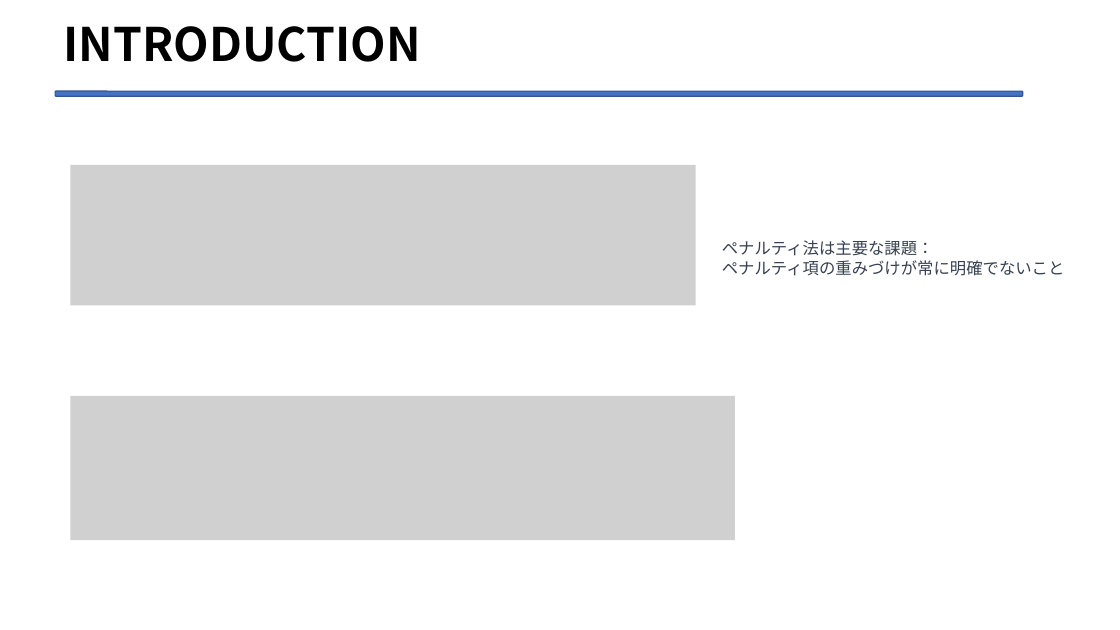
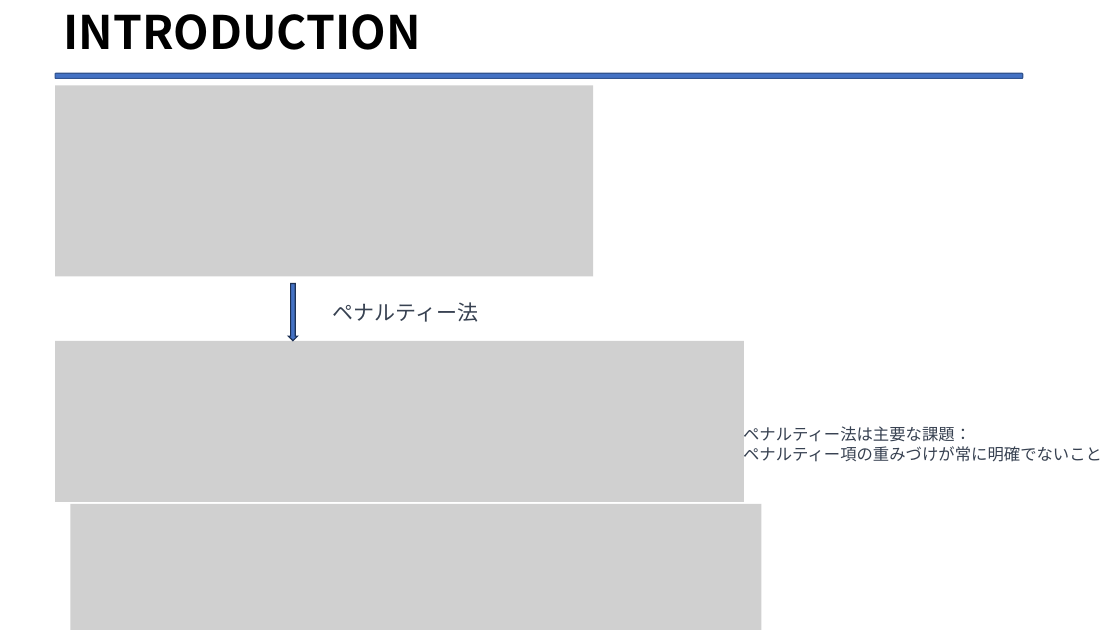
Before and after one commit to Legolas9999/zemi, a slide deck: slide 12 of lcj_ron_zemi2.pptx (slide 9 before the commit). Drawn at 1120x630 pixels with LibreOffice and Linux fonts; fonts in the diff are those of the drawing; grey boxes stand for pictures. Boxes give left, top, right and bottom in pixels: in the first picture for what was removed or moved away, otherwise in the second. Text is boxed around its words. In the diff, an @@ line names an element or a change of style, - is before the commit and + after.

```diff
--- a/lcj_ron_zemi2.pptx
+++ b/lcj_ron_zemi2.pptx
@@ title "INTRODUCTION": place and size @@
-title "INTRODUCTION" at box(64, 26, 421, 62)
+title "INTRODUCTION" at box(64, 14, 421, 50)
@@ rounded rectangle: place and size @@
-rounded rectangle at box(55, 92, 1023, 97)
+rounded rectangle at box(55, 73, 1023, 78)
@@ picture added at box(55, 86, 594, 276) @@
@@ picture removed at box(71, 165, 696, 305) @@
@@ right arrow added at box(289, 284, 298, 341), fill #4472C4, outline #1E3256 1 pt @@
@@ text added at box(332, 302, 478, 322), 18 pt, text #374151 @@
+ペナルティー法
@@ picture: place and size @@
-picture at box(71, 396, 735, 540)
+picture at box(55, 341, 744, 502)
@@ text at box(743, 424, 1102, 465): text changed @@
-ペナルティ法は主要な課題：
-ペナルティ項の重みづけが常に明確でないこと
+ペナルティー法は主要な課題：
+ペナルティー項の重みづけが常に明確でないこと
@@ picture added at box(71, 504, 762, 630) @@
```
Also in this commit, not shown: 7 other slides changed, 3 slides added, 9 other files.
